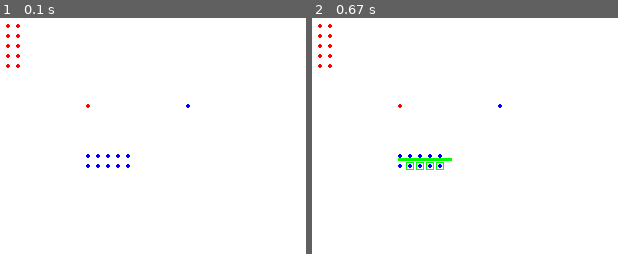
Above: before the commit, frames 1-2 (left to right).
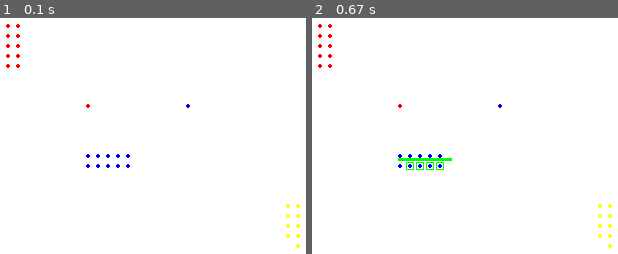
Above: after the commit, the same moments.

Repository: JMABrown/Pygame-RTS
Game: pygame game, started from pygame-rts.py
Two runs of this game, one before a commit and one after it. Both use one fixed random seed, a clock stepped at 60 frames per second and the inputs below.
Inputs (mouse positions are in pixels of both pictures, inside the frame that each line leads up to):
- Up to frame 1 (0.1 s): no input
- Up to frame 2 (0.67 s): press the mouse at (403, 157) at 0.37 s; move the mouse to (471, 190) at 0.47 s; release the mouse at (538, 220) at 0.6 s

The runs differ from the first frame. In frame 1, 0.1% of the frame differs, in the area x 93-99%, y 78-98%; in frame 2, 0.1%.

Commit message:
Added third team

Diff:
--- a/pygame-rts.py
+++ b/pygame-rts.py
@@ -168,6 +168,15 @@
 units.append(Unit(30, 40, RED))
 units.append(Unit(30, 50, RED))
 units.append(Unit(30, 60, RED))
+units.append(Unit(300, 200, YELLOW))
+units.append(Unit(300, 210, YELLOW))
+units.append(Unit(300, 220, YELLOW))
+units.append(Unit(300, 230, YELLOW))
+units.append(Unit(310, 200, YELLOW))
+units.append(Unit(310, 210, YELLOW))
+units.append(Unit(310, 220, YELLOW))
+units.append(Unit(310, 230, YELLOW))
+units.append(Unit(310, 240, YELLOW))
 
 def AnySelectedUnits(us):
     for u in us:
